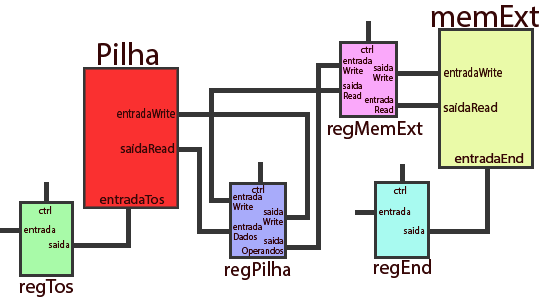
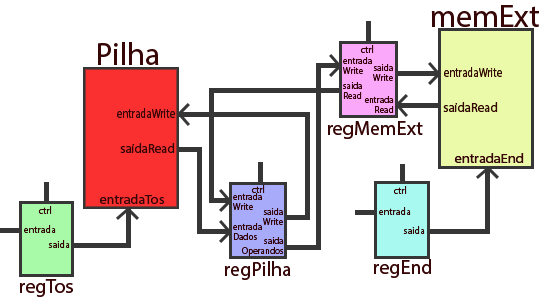
Layer changes from the first (542, 300) image to the second:
added layer "Layer 8" above "Layer 7" over [476, 169, 499, 179]
added layer "Layer 7" above "Layer 6" over [398, 94, 408, 117]
added layer "Layer 6" above "Layer 5" over [428, 62, 438, 85]
added layer "Layer 5" above "Layer 4" over [329, 54, 339, 77]
added layer "Layer 4" above "Layer 3" over [116, 209, 139, 224]
added layer "Layer 3" above "Layer 2" over [219, 220, 229, 243]
added layer "Layer 2" above "Layer 1" over [219, 189, 229, 212]
added layer "Layer 1" above "regTos" over [179, 103, 191, 126]
